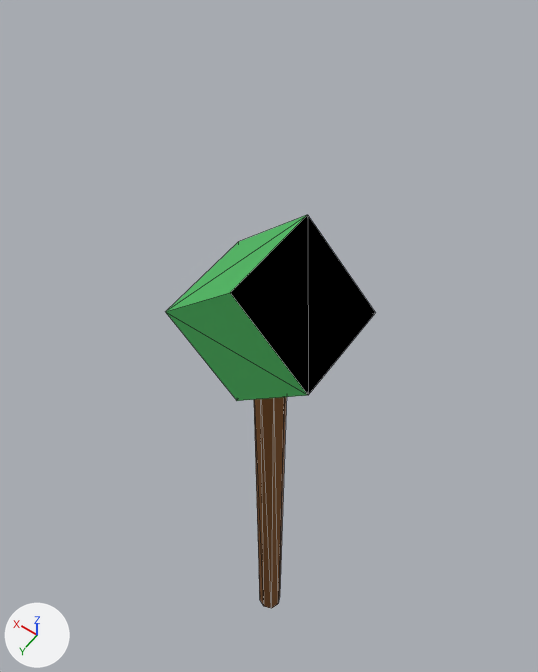
The glTF model public/assets/weapons/heroes/natures-prophet.glb: old version first, new version second.
Camera for both pictures: a 50 mm lens placed at (-0.502, 0.708, 1.99), pointed at (0.123, -0.167, 0.615). Lighting does not change. The marker at lower left points along +X, +Y and +Z. The older version comes first. Mesh edges are drawn as thin lines.

The scene before the commit, as lines of its bpy script (objects in view):
```python
me_natures_prophet_branch_staff_head_gem = bpy.data.meshes.new('natures-prophet-branch-staff-head-gem')
me_natures_prophet_branch_staff_head_gem.from_pydata(...)  # 8 vertices, 12 faces; spans x -0.156..0.156, y -0.11..0.11, z 0.794..1.106
me_natures_prophet_branch_staff_head_gem.materials.append(mat_primary)  # green #4dbd62
me_natures_prophet_branch_staff_shaft = bpy.data.meshes.new('natures-prophet-branch-staff-shaft')
me_natures_prophet_branch_staff_shaft.from_pydata(...)  # 20 vertices, 32 faces; spans x -0.035..0.035, y -0.035..0.035, z -0.575..0.875
me_natures_prophet_branch_staff_shaft.materials.append(mat_secondary)  # brown #8b5a2b
ob_natures_prophet_head_gem = bpy.data.objects.new('natures-prophet-head-gem', me_natures_prophet_branch_staff_head_gem)
ob_natures_prophet_head_gem.location = (0.0, 0.0, 0.0)
ob_natures_prophet_shaft = bpy.data.objects.new('natures-prophet-shaft', me_natures_prophet_branch_staff_shaft)
ob_natures_prophet_shaft.location = (0.0, 0.0, 0.0)
```
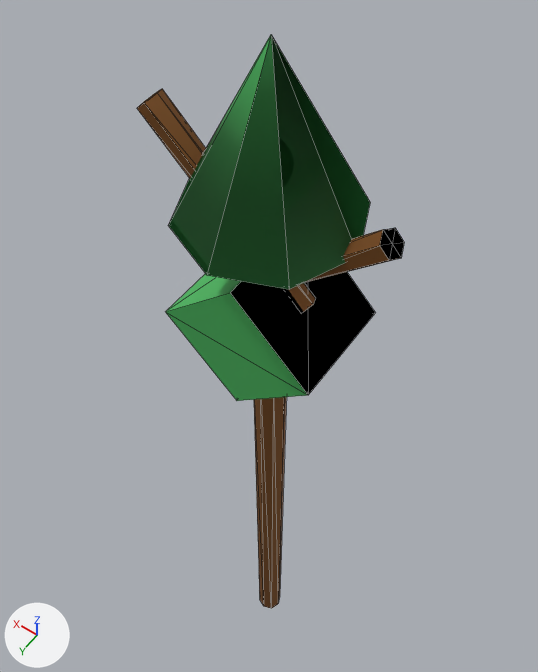
Changed parts and their boxes [x1, y1, x2, y2] in the pictures (538 x 672 px):
'natures-prophet-leaf', added (green)
    after: [168, 35, 370, 289]
'natures-prophet-twig-l', added
    after: [137, 89, 315, 311]
'natures-prophet-twig-r', added
    after: [304, 228, 404, 283]

Edits to the bpy script that builds the scene:
```text
Add me_natures_prophet_branch_staff_leaf:
    me_natures_prophet_branch_staff_leaf.from_pydata(...)  # 11 vertices, 16 faces; spans x -0.16..0.16, y -0.16..0.16, z 1.19..1.49
    me_natures_prophet_branch_staff_leaf.materials.append(mat_primary)  # green #4dbd62
Add me_natures_prophet_branch_staff_twig_r:
    me_natures_prophet_branch_staff_twig_r.from_pydata(...)  # 16 vertices, 24 faces; spans x -0.227..0.067, y -0.022..0.022, z 0.977..1.263
    me_natures_prophet_branch_staff_twig_r.materials.append(mat_secondary)  # brown #8b5a2b
Add me_natures_prophet_branch_staff_twig_l:
    me_natures_prophet_branch_staff_twig_l.from_pydata(...)  # 16 vertices, 24 faces; spans x -0.088..0.248, y -0.022..0.022, z 0.996..1.324
    me_natures_prophet_branch_staff_twig_l.materials.append(mat_secondary)  # brown #8b5a2b
Add ob_natures_prophet_leaf:
    ob_natures_prophet_leaf = bpy.data.objects.new('natures-prophet-leaf', me_natures_prophet_branch_staff_leaf)
    ob_natures_prophet_leaf.location = (0.0, 0.0, 0.0)
Add ob_natures_prophet_twig_r:
    ob_natures_prophet_twig_r = bpy.data.objects.new('natures-prophet-twig-r', me_natures_prophet_branch_staff_twig_r)
    ob_natures_prophet_twig_r.location = (0.0, 0.0, 0.0)
Add ob_natures_prophet_twig_l:
    ob_natures_prophet_twig_l = bpy.data.objects.new('natures-prophet-twig-l', me_natures_prophet_branch_staff_twig_l)
    ob_natures_prophet_twig_l.location = (0.0, 0.0, 0.0)
```
